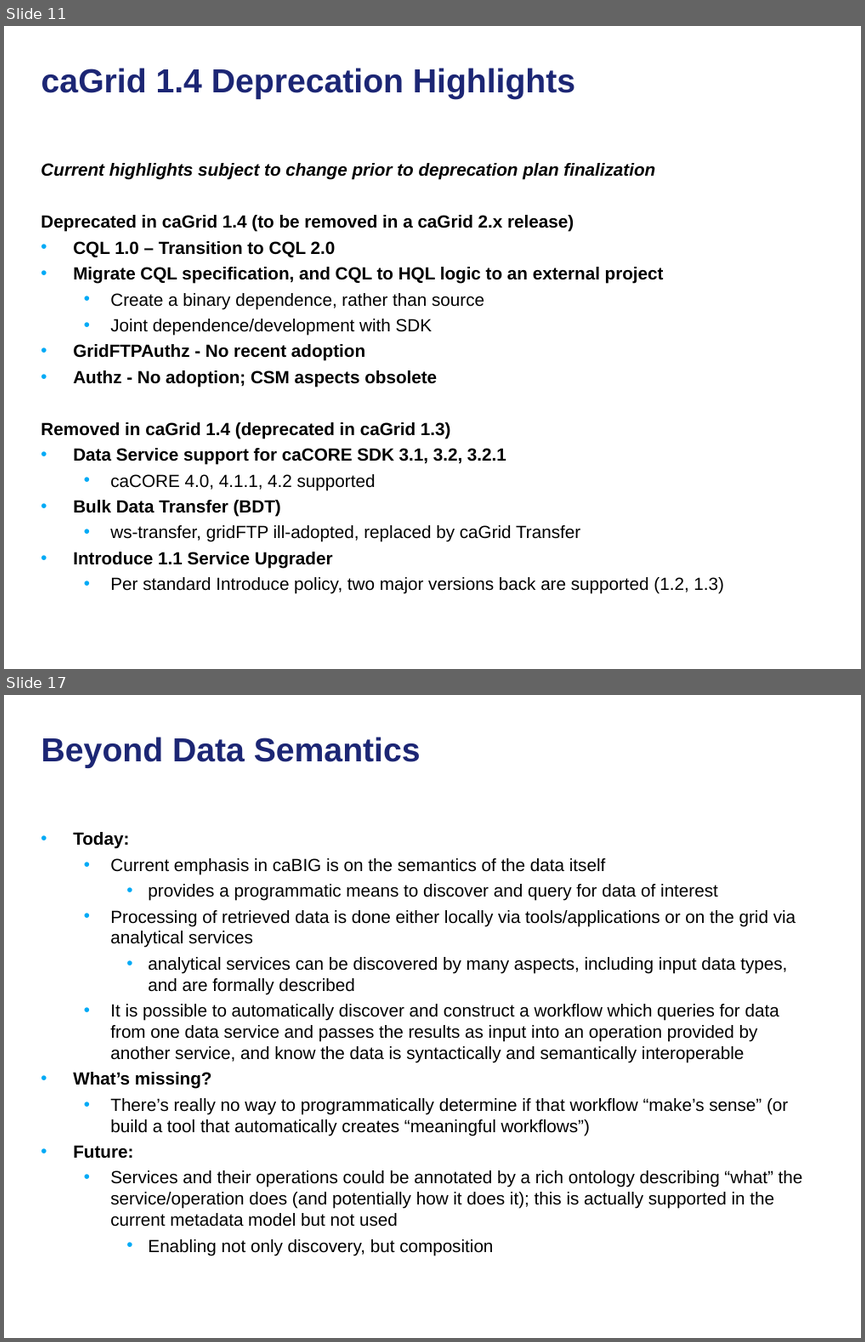
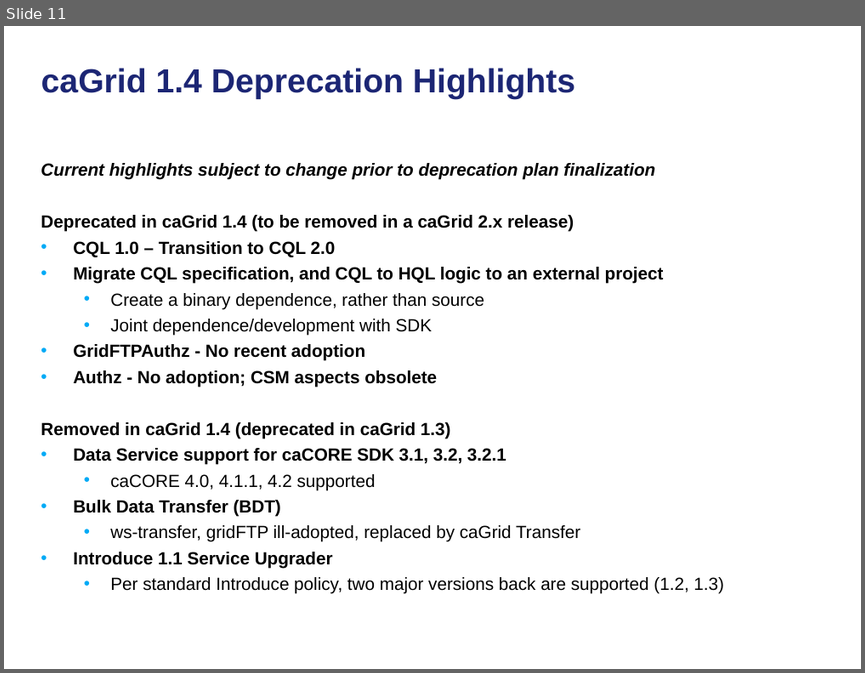
Before and after one commit to NCIP/cagrid-docs, a slide deck: general/presentations/200910_VCDE_ARCH/20091022_Arch_VCDE_caGrid_Future.ppt. Shown one above the other, each under a label of ours: slides 11 and 17 before the commit, slide 11 after it; the slides between them are not shown. The pictures are 865x1342 and 865x673 pixels, drawn with LibreOffice and Linux fonts; fonts in the diff are those of the drawing; background and template pictures are left out. Boxes give left, top, right and bottom in pixels: in the first picture for what was removed or moved away, otherwise in the second. Text is boxed around its words. In the diff, an @@ line names an element or a change of style, - is before the commit and + after.

```diff
--- a/general/presentations/200910_VCDE_ARCH/20091022_Arch_VCDE_caGrid_Future.ppt
+++ b/general/presentations/200910_VCDE_ARCH/20091022_Arch_VCDE_caGrid_Future.ppt
@@ slide 17 removed at box(4, 695, 861, 1338), background picture (left out) @@
@@ title removed at box(41, 737, 420, 768) @@
-Beyond Data Semantics
@@ text removed at box(73, 832, 803, 1255) @@
-• Today:
-  • Current emphasis in caBIG is on the semantics of the data itself
-    • provides a programmatic means to discover and query for data of interest
-  • Processing of retrieved data is done either locally via tools/applications or on the grid via analytical services
-    • analytical services can be discovered by many aspects, including input data types, and are formally described
-  • It is possible to automatically discover and construct a workflow which queries for data from one data service and passes the results as input into an operation provided by another service, and know the data is syntactically and semantically interoperable
-• What’s missing?
-  • There’s really no way to programmatically determine if that workflow “make’s sense” (or build a tool that automatically creates “meaningful workflows”)
-• Future:
-  • Services and their operations could be annotated by a rich ontology describing “what” the service/operation does (and potentially how it does it); this is actually supported in the current metadata model but not used
-    • Enabling not only discovery, but composition
```
Also in this commit, not shown: 9 slides changed, 3 slides added, 10 other slides removed.
